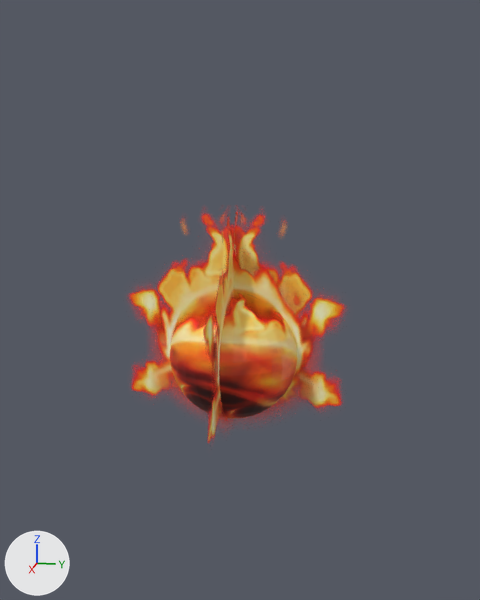
One commit to the glTF model olympia/assets/particle/fire.glb: the scene before it, then after it.
Both versions are drawn from a camera (50 mm lens) standing at (2.64, 0.56, 0.76) and looking at (0.04, 0.04, 0.11). Arrows for +X, +Y and +Z are at lower left; the lights stay in place.
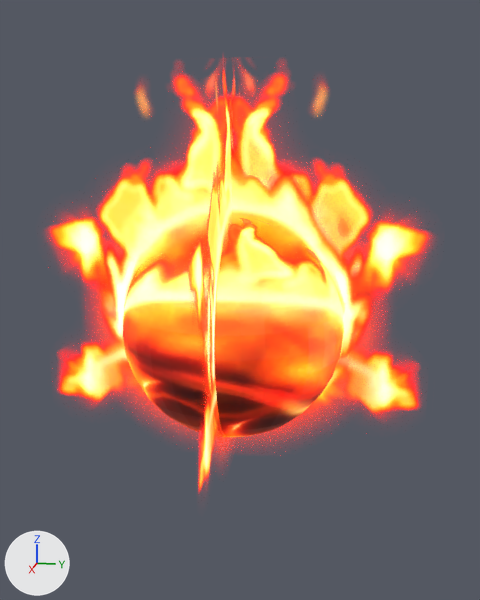
What differs and where, as boxes [x1, y1, x2, y2] in the pictures (480 x 600 px):
'Sphere.001', surface changed, moved, turned, rescaled: before [129, 211, 344, 443]; after [50, 70, 429, 492]

Patch to the scene script:
```diff
--- a/olympia/assets/particle/fire.glb.py
+++ b/olympia/assets/particle/fire.glb.py
@@ mat_material_005 @@
 n0 = _N.new('ShaderNodeBsdfPrincipled'); n0.name = 'Principled BSDF'
+n0.inputs[28].default_value = 1.0  # 'Emission Strength'
 n1 = _N.new('ShaderNodeOutputMaterial'); n1.name = 'Material Output'
@@ mat_material_005 @@
 n2 = _N.new('ShaderNodeTexImage'); n2.name = 'Image Texture'
 n2.image = img_fire
+n3 = _N.new('ShaderNodeTexImage'); n3.name = 'Image Texture.001'
+n3.image = img_fire
 _L.new(n0.outputs[0], n1.inputs[0])  # 'BSDF' to 'Surface'
-_L.new(n2.outputs[0], n0.inputs[0])  # 'Color' to 'Base Color'
-_L.new(n2.outputs[1], n0.inputs[4])  # 'Alpha' to 'Alpha'
+_L.new(n2.outputs[0], n0.inputs[27])  # 'Color' to 'Emission Color'
+_L.new(n3.outputs[0], n0.inputs[0])  # 'Color' to 'Base Color'
+_L.new(n3.outputs[1], n0.inputs[4])  # 'Alpha' to 'Alpha'
@@ ob_sphere_001 @@
 ob_sphere_001 = bpy.data.objects.new('Sphere.001', me_sphere_017)
-ob_sphere_001.location = (-0.007, -0.002, 0.004)
-ob_sphere_001.rotation_euler = (-0.941, 1.08, 2.489)  # degrees (-54, 62, 143)
-ob_sphere_001.scale = (0.488, 0.488, 0.488)
+ob_sphere_001.location = (0.021, -0.002, 0.235)
+ob_sphere_001.rotation_euler = (-0.951, 1.077, 2.548)  # degrees (-54, 62, 146)
+ob_sphere_001.scale = (0.818, 0.818, 0.818)
```
